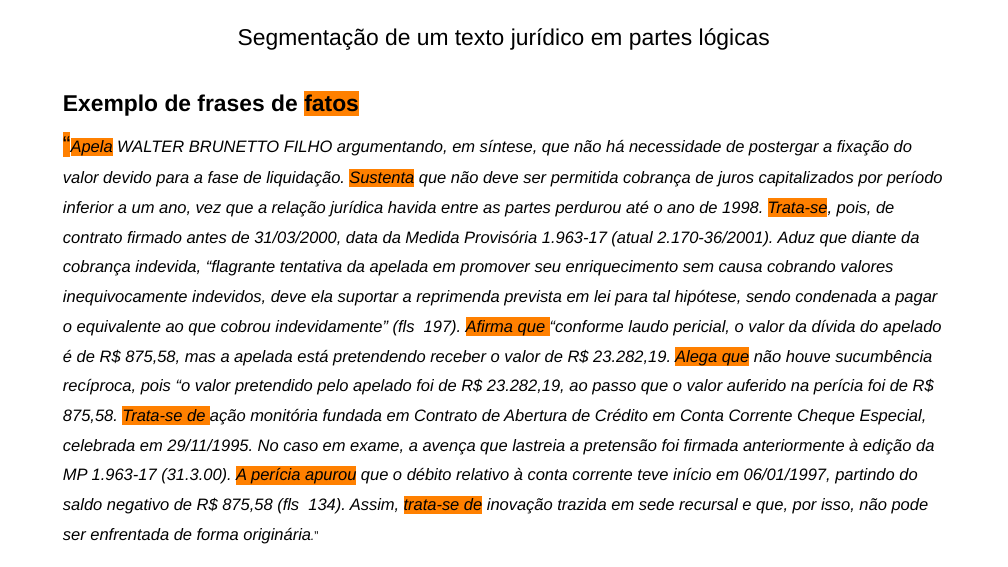
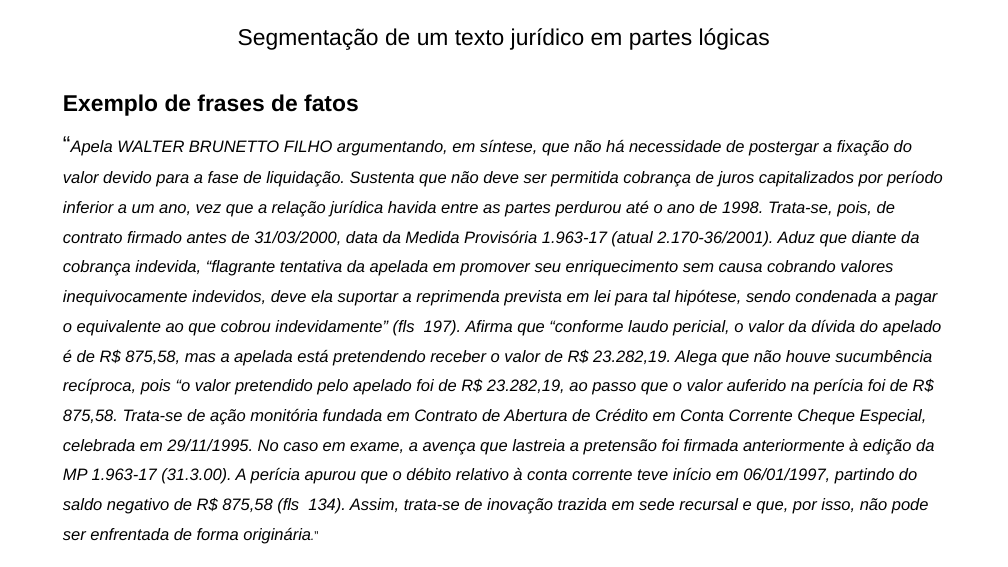
Before and after one commit to danilopcarlotti/TJSP_clustering, a slide deck: slide 2 of Classic_ml/reports/Apresentação segmentação lógica.pptx. Drawn at 1008x567 pixels with LibreOffice and Linux fonts; fonts in the diff are those of the drawing. Boxes give left, top, right and bottom in pixels: in the first picture for what was removed or moved away, otherwise in the second. Text is boxed around its words. In the diff, an @@ line names an element or a change of style, - is before the commit and + after.

```diff
--- a/Classic_ml/reports/Apresentação segmentação lógica.pptx
+++ b/Classic_ml/reports/Apresentação segmentação lógica.pptx
@@ text "Exemplo de frases de fatos" at box(63, 94, 943, 514): highlight #FF8000 to none in "fatos", "“Apela Sustenta Trata-se, Afirma que Alega que ..." @@
```
Also in this commit, not shown: 3 other slides changed, 2 slides added, 14 other files.
